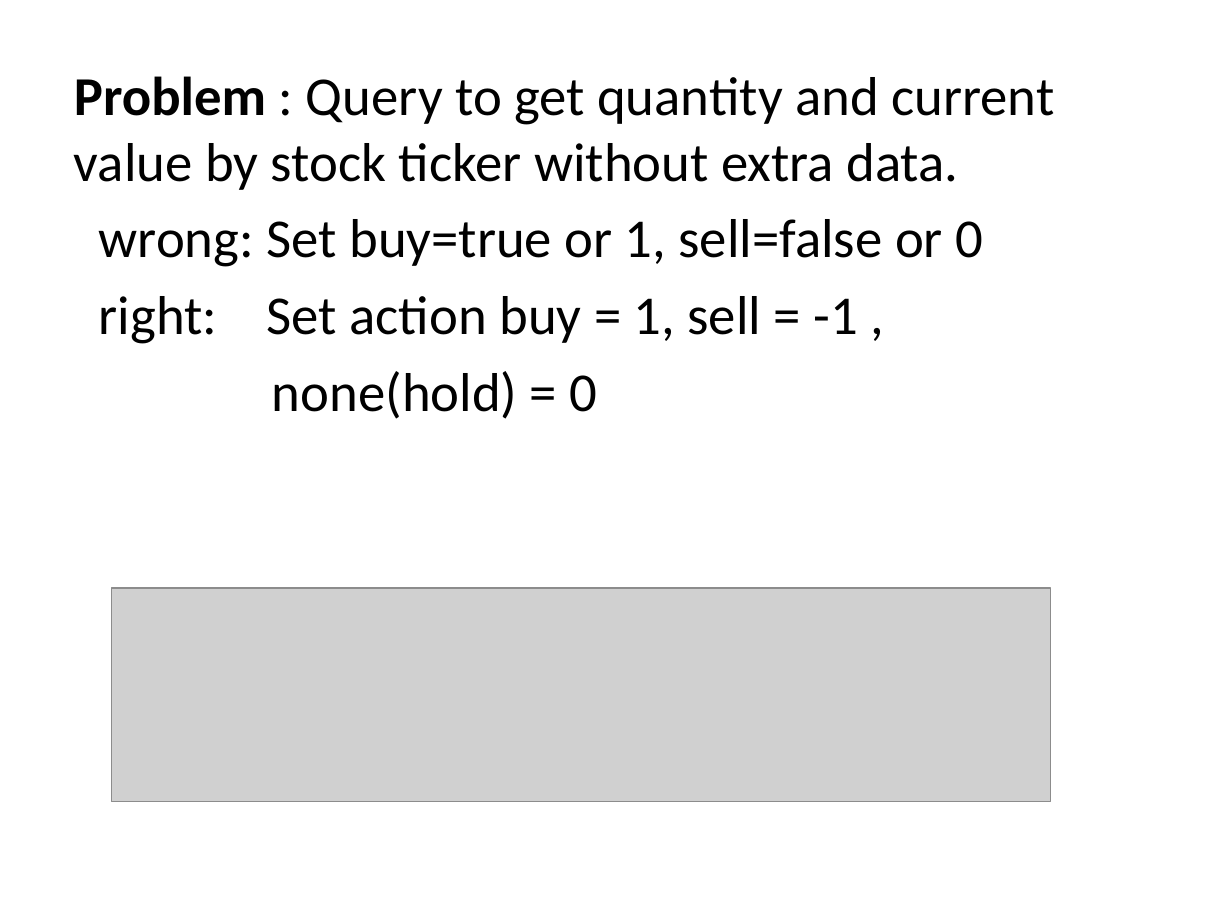
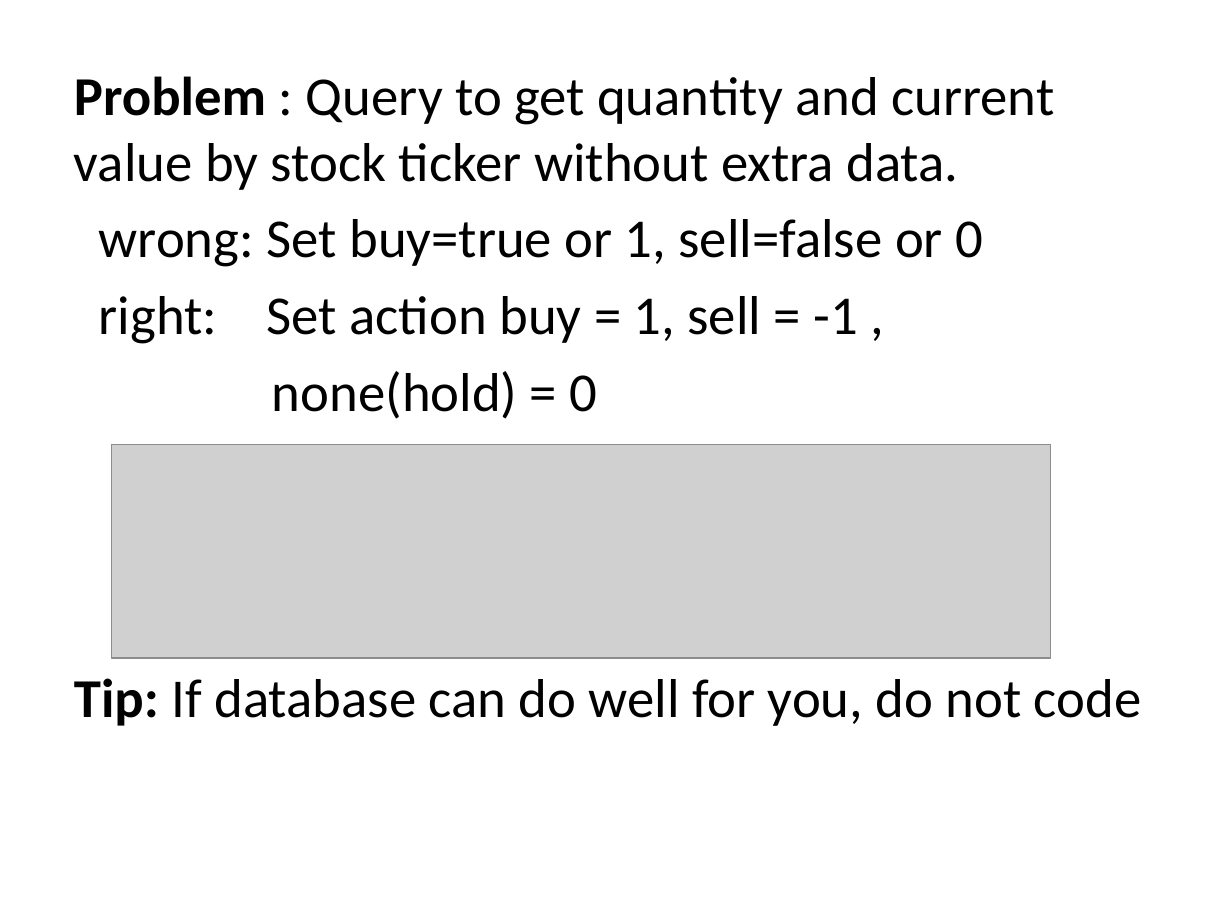
Before and after one commit to IPD8-guofeng/dotnet-group-project, a slide deck: slide 7 of Stock trade and analyst system.pptx. Drawn at 1232x924 pixels with LibreOffice and Linux fonts; fonts in the diff are those of the drawing; grey boxes stand for pictures. Boxes give left, top, right and bottom in pixels: in the first picture for what was removed or moved away, otherwise in the second. Text is boxed around its words. In the diff, an @@ line names an element or a change of style, - is before the commit and + after.

```diff
--- a/Stock trade and analyst system.pptx
+++ b/Stock trade and analyst system.pptx
@@ picture: place and size @@
-picture at <box>112,588,1051,801</box>
+picture at <box>112,445,1051,658</box>
@@ text at <box>74,678,1142,726</box>: paragraph added @@
+Tip: If database can do well for you, do not code
```
Also in this commit, not shown: 4 other slides changed, 1 slide removed, 1 other file.
